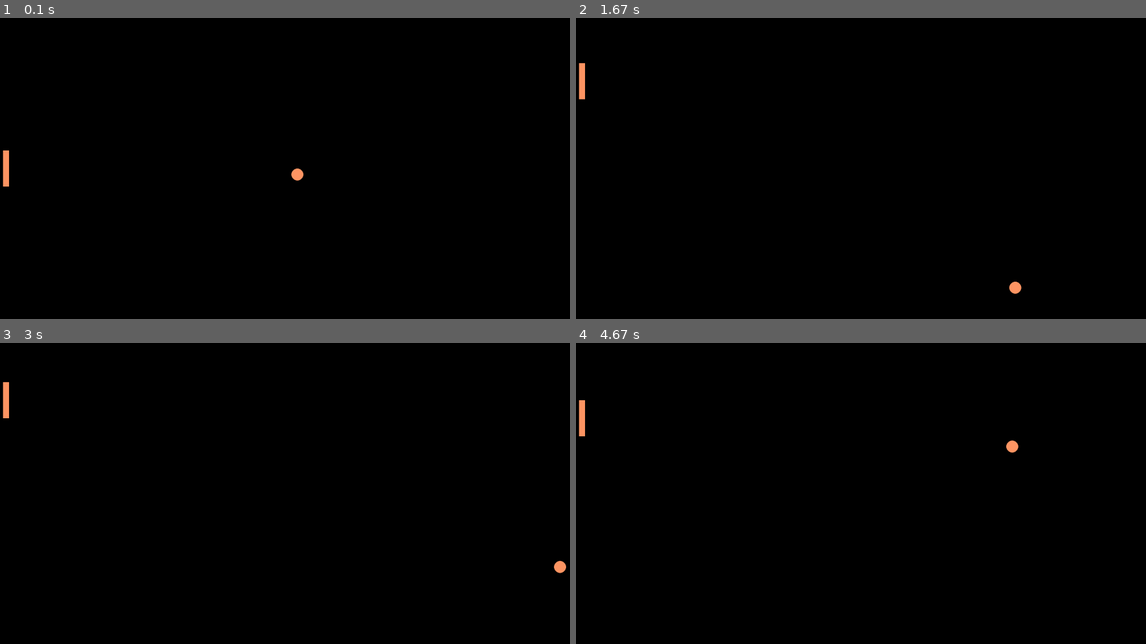
Above: before the commit, frames 1-4 (two rows, left to right).
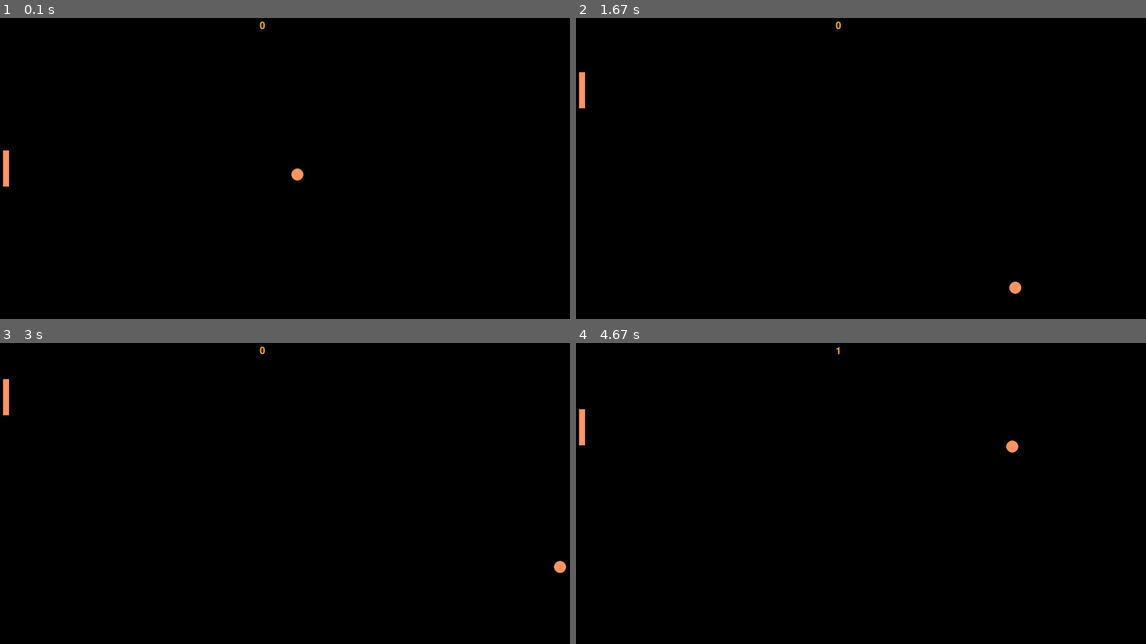
Above: after the commit, the same moments.

Repository: velfor/Python-Nalibotskaya
Game: pygame game, started from Pong2022/pong v1.py
The game is run twice, just before and just after one commit, with the same random seed, the same clock (stepped at 60 frames per second) and the same inputs.
Inputs:
- Up to frame 1 (0.1 s): no input
- Up to frame 2 (1.67 s): hold W 0.33-0.8 s; hold S 0.83-1.13 s; hold W 1.17-1.53 s; hold S from 1.57 s (still down)
- Up to frame 3 (3 s): release S at 1.93 s; hold W 1.97-2.27 s; hold S 2.3-2.6 s; hold W from 2.63 s (still down)
- Up to frame 4 (4.67 s): release W at 3 s; hold S 3.03-3.4 s; hold W 3.43-3.73 s; hold S 3.77-4.07 s; hold W 4.1-4.47 s; hold S from 4.5 s (still down)

The runs differ from the first frame. In frame 1, less than 0.1% of the frame differs, in the area x 45-47%, y 1-4%; in frame 2, less than 0.1%, in the area x 0-47%, y 1-31%; in frame 3, less than 0.1%; in frame 4, less than 0.1%.

Commit message:
Add files via upload

Diff:
--- /dev/null
+++ b/Pong2022/ball.py
@@ -0,0 +1,35 @@
+from config import *
+
+class Ball:
+    def __init__(self):
+        self.r = 20
+        self.x = SCREEN_WIDTH // 2
+        self.y = SCREEN_HEIGHT // 2
+        self.speed_x = 5
+        self.speed_y = 4
+        self.left_score = 0
+        self.right_score = 0
+
+    def update(self):
+        # передвигаем мяч по экрану
+        self.x += self.speed_x
+        self.y += self.speed_y
+        # Выход за края экрана
+        # левый
+        if self.x <= self.r:
+            # летел налево - полетел направо
+            self.speed_x = -self.speed_x
+            self.right_score += 1
+
+        # правый
+        if self.x >= SCREEN_WIDTH - self.r:
+            # летел направо - полетел налево
+            self.speed_x = -self.speed_x
+            self.left_score += 1
+
+        #верхний
+        if self.y <= self.r:
+            self.speed_y = -self.speed_y
+        #нижний
+        if self.y >= SCREEN_HEIGHT - self.r:
+            self.speed_y = -self.speed_y
--- /dev/null
+++ b/Pong2022/config.py
@@ -0,0 +1,9 @@
+FPS = 60
+SCREEN_WIDTH = 1920
+SCREEN_HEIGHT = 1000
+BAT_WIDTH = 20
+BAT_HEIGHT = 120
+BAT_OFFSET = 10
+BLACK = (0, 0, 0)
+WHITE = (255, 255, 255)
+ORANGE = (255, 150, 100)
--- a/Pong2022/pong v1.py
+++ b/Pong2022/pong v1.py
@@ -1,37 +1,35 @@
 import pygame
 import sys
+from config import *
+from ball import Ball
 
 # здесь определяются константы,
 # классы и функции
-FPS = 60
-SCREEN_WIDTH = 1920
-SCREEN_HEIGHT = 1000
-BAT_WIDTH = 20
-BAT_HEIGHT = 120
-BAT_OFFSET = 10
-BLACK = (0, 0, 0)
-WHITE = (255, 255, 255)
-ORANGE = (255, 150, 100)
+
+
+def point_in_rect(pointx, pointy, rectx, recty, rect_width, rect_height):
+    inx = rectx <= pointx <= rectx + rect_width
+    iny = recty <= pointy <= recty + rect_height
+    return inx and iny
+
 
 # здесь происходит инициация,
 # создание объектов
+
+ball = Ball()
 pygame.init()
 sc = pygame.display.set_mode((SCREEN_WIDTH, SCREEN_HEIGHT))
 clock = pygame.time.Clock()
-# радиус мяча
-r = 20
-# координаты мяча
-ball_x = SCREEN_WIDTH // 2
-ball_y = SCREEN_HEIGHT // 2
-# скорости мяча
-ball_speed_x = 5
-ball_speed_y = 4
+
 
 #координаты ракетки
 bat_x = BAT_OFFSET
 bat_y = (SCREEN_HEIGHT - BAT_HEIGHT) // 2
 #скорость ракетки
 bat_speed_y = 0
+
+#score
+f2 = pygame.font.SysFont('algerian', 48)
 
 # главный цикл
 while True:
@@ -46,28 +44,9 @@
     # --------
     # изменение объектов
     # --------
-    # передвигаем мяч по экрану
-    ball_x += ball_speed_x
-    ball_y += ball_speed_y
-    # Выход за края экрана
-    # левый
-    if ball_x <= r:
-        # летел налево - полетел направо
-        ball_speed_x = -ball_speed_x
-    # правый
-    if ball_x >= SCREEN_WIDTH - r:
-        # летел направо - полетел налево
-        ball_speed_x = -ball_speed_x
-    #верхний
-    if ball_y <= r:
-        ball_speed_y = -ball_speed_y
-    #нижний
-    if ball_y >= SCREEN_HEIGHT - r:
-        ball_speed_y = -ball_speed_y
+    ball.update()
 
     #передвигаем ракетку по экрану
-
-    bat_y += bat_speed_y
 
     keys = pygame.key.get_pressed()
     #если нажата
@@ -77,18 +56,51 @@
     if keys[pygame.K_w]:
         bat_speed_y = -10
 
+    bat_y += bat_speed_y
+    bat_speed_y = 0
     if bat_y <= 0:
-
         bat_y = 0
-
     elif bat_y >= SCREEN_HEIGHT - BAT_HEIGHT:
-
         bat_y = SCREEN_HEIGHT - BAT_HEIGHT
 
-    # обновление экрана
+    #проверяем что мяч попал в ракетку
+    #вычисляем середины сторон квадрата, описанного вокруг мяча
+    mid_leftx = ball.x - ball.r
+    mid_lefty = ball.y
+
+    mid_rightx = ball.x + ball.r
+    mid_righty = ball.y
+
+    mid_topx = ball.x
+    mid_topy = ball.y - ball.r
+
+    mid_bottomx = ball.x
+    mid_bottomy = ball.y + ball.r
+
+    #правая граница ракетки
+    if point_in_rect(mid_leftx, mid_lefty, bat_x, bat_y,
+                     BAT_WIDTH, BAT_HEIGHT):
+        ball.speed_x = -ball.speed_x
+
+    #верхняя граница ракетки
+    if point_in_rect(mid_bottomx, mid_bottomy, bat_x, bat_y,
+                     BAT_WIDTH, BAT_HEIGHT):
+        ball.speed_y = -ball.speed_y
+
+    #нижняя граница ракетки
+    if point_in_rect(mid_topx, mid_topy, bat_x, bat_y,
+                     BAT_WIDTH, BAT_HEIGHT):
+        ball.speed_y = -ball.speed_y
+    #score
+    score_left_text = f2.render(str(ball.left_score), True,
+                  (255, 180, 0))
+
+    # ОТРИСОВКА экрана
     # заливаем фон
     sc.fill(BLACK)
     # рисуем круг
-    pygame.draw.circle(sc, ORANGE,(ball_x, ball_y), r)
+    pygame.draw.circle(sc, ORANGE,(ball.x, ball.y), ball.r)
     pygame.draw.rect(sc, ORANGE, (bat_x, bat_y, BAT_WIDTH, BAT_HEIGHT))
+    #score
+    sc.blit(score_left_text, (SCREEN_WIDTH//2 - 100, 10))
     pygame.display.update()
